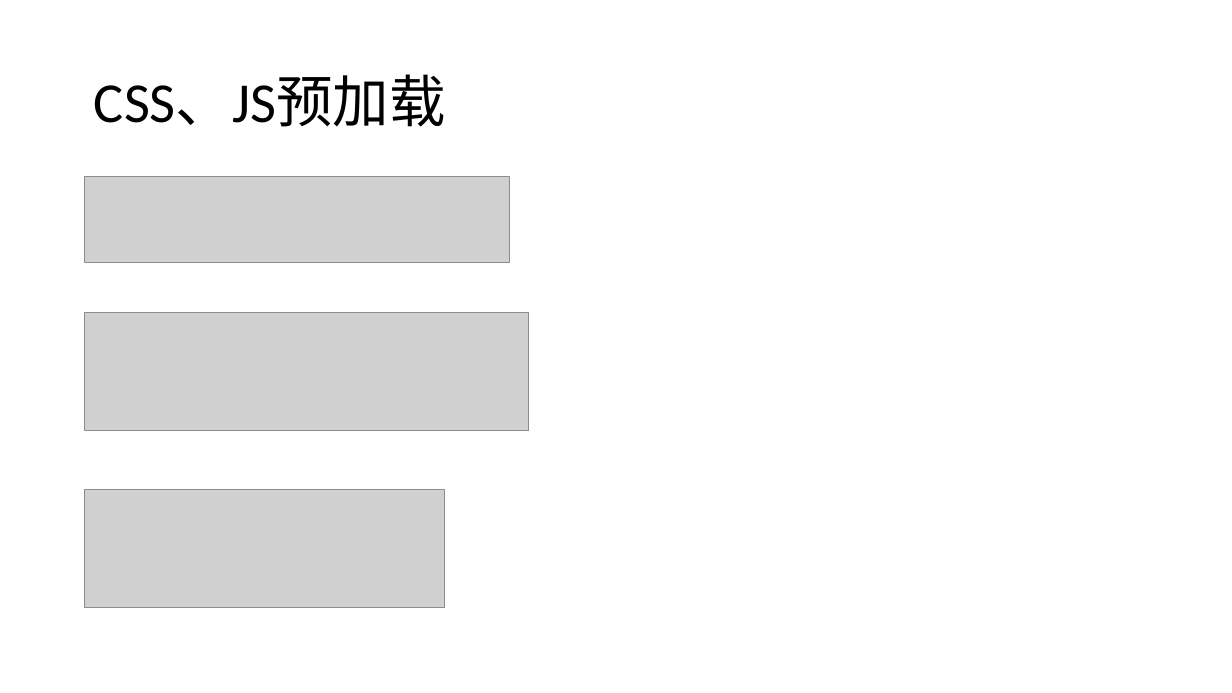
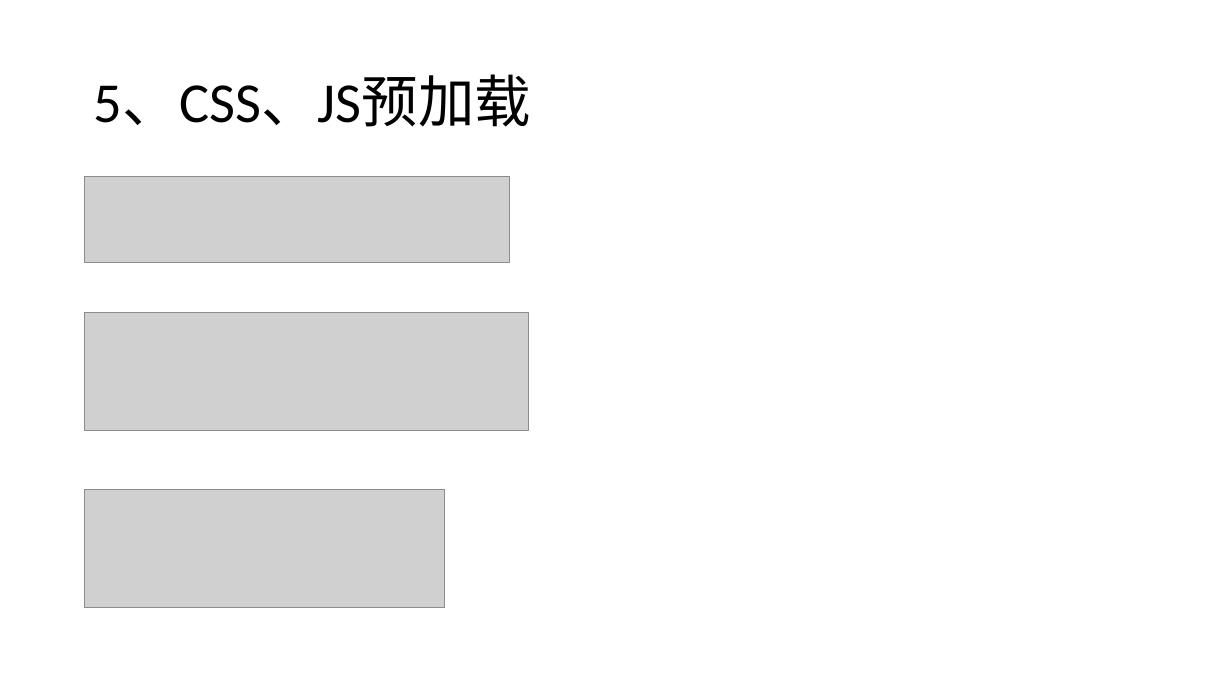
Before and after one commit to liwenxin-jam/vuecli3-starter, a slide deck: slide 13 of doc/vue-cli3.pptx (slide 6 before the commit). Drawn at 1232x693 pixels with LibreOffice and Linux fonts; fonts in the diff are those of the drawing; grey boxes stand for pictures. Boxes give left, top, right and bottom in pixels: in the first picture for what was removed or moved away, otherwise in the second. Text is boxed around its words. In the diff, an @@ line names an element or a change of style, - is before the commit and + after.

```diff
--- a/doc/vue-cli3.pptx
+++ b/doc/vue-cli3.pptx
@@ title at (94, 74, 531, 127): text changed @@
-CSS、JS预加载
+5、CSS、JS预加载
```
Also in this commit, not shown: 13 other slides changed, 3 slides added, 6 other files.
